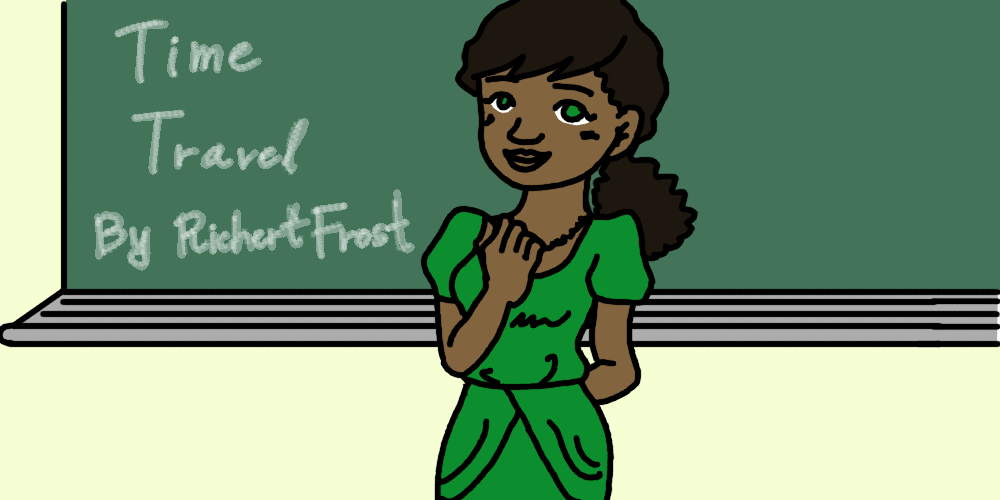
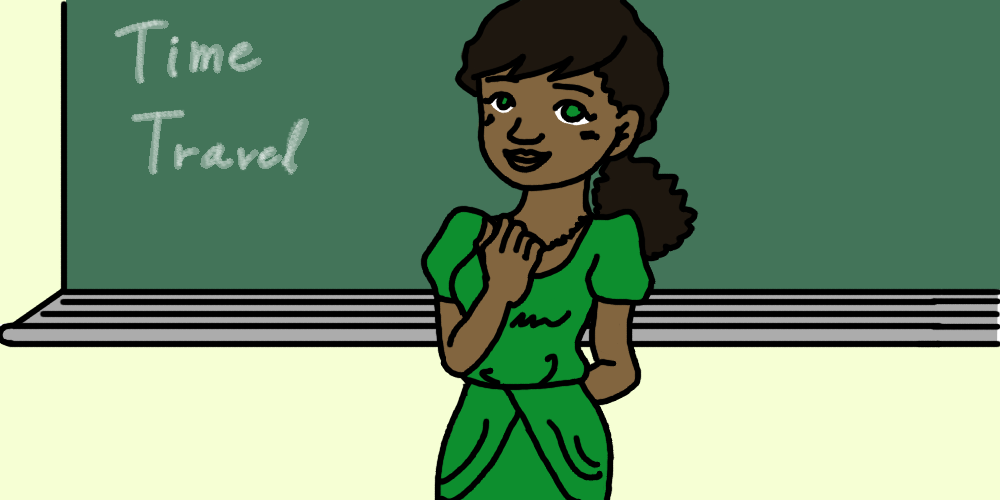
Before/after of a 1000 x 500 layered artwork. What changed in the layer stack:
painted on "writing LINE copy" over (x1=94, y1=189, x2=415, y2=271)
painted on "writing LINE" over (x1=94, y1=199, x2=412, y2=267)
